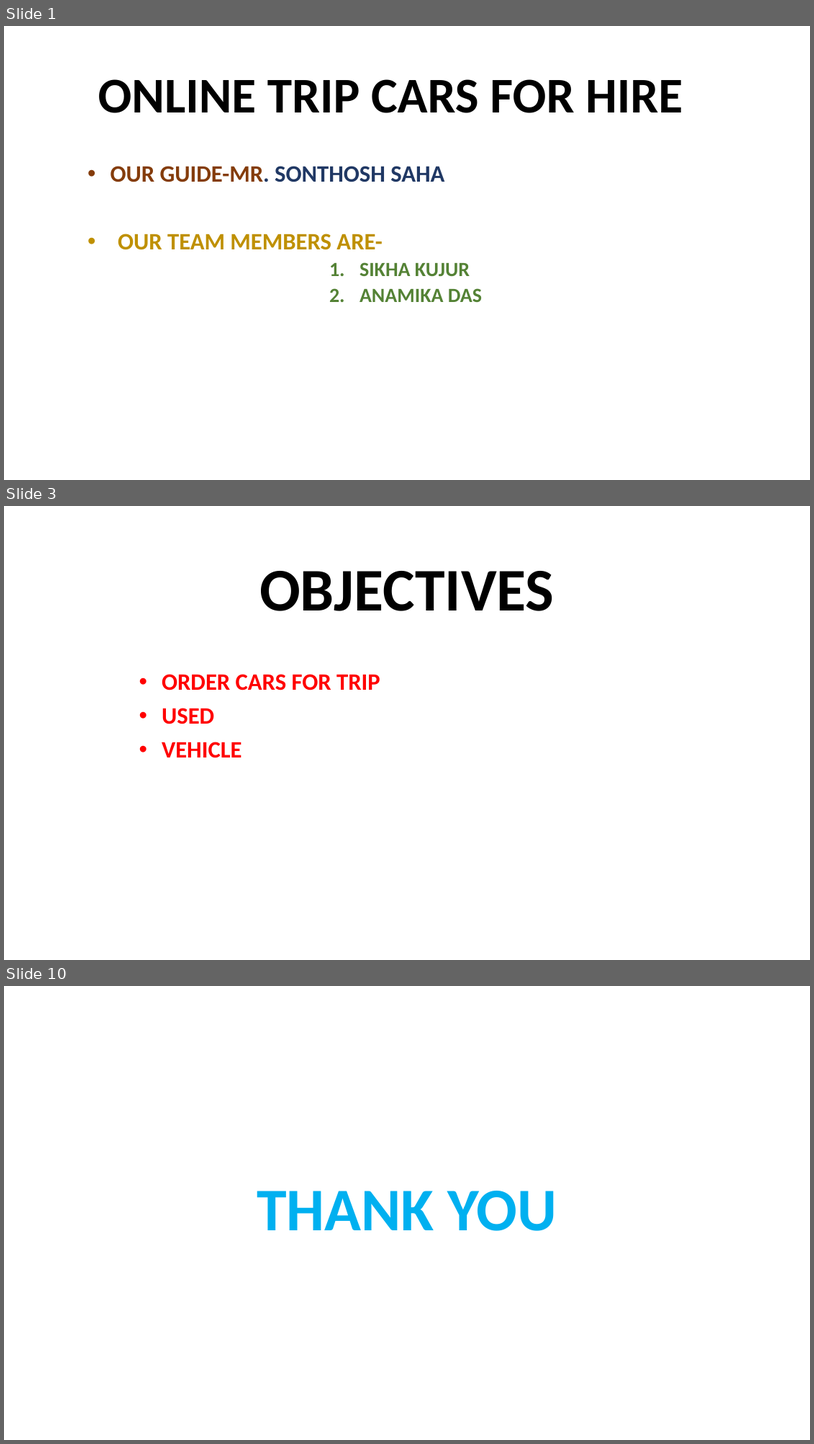
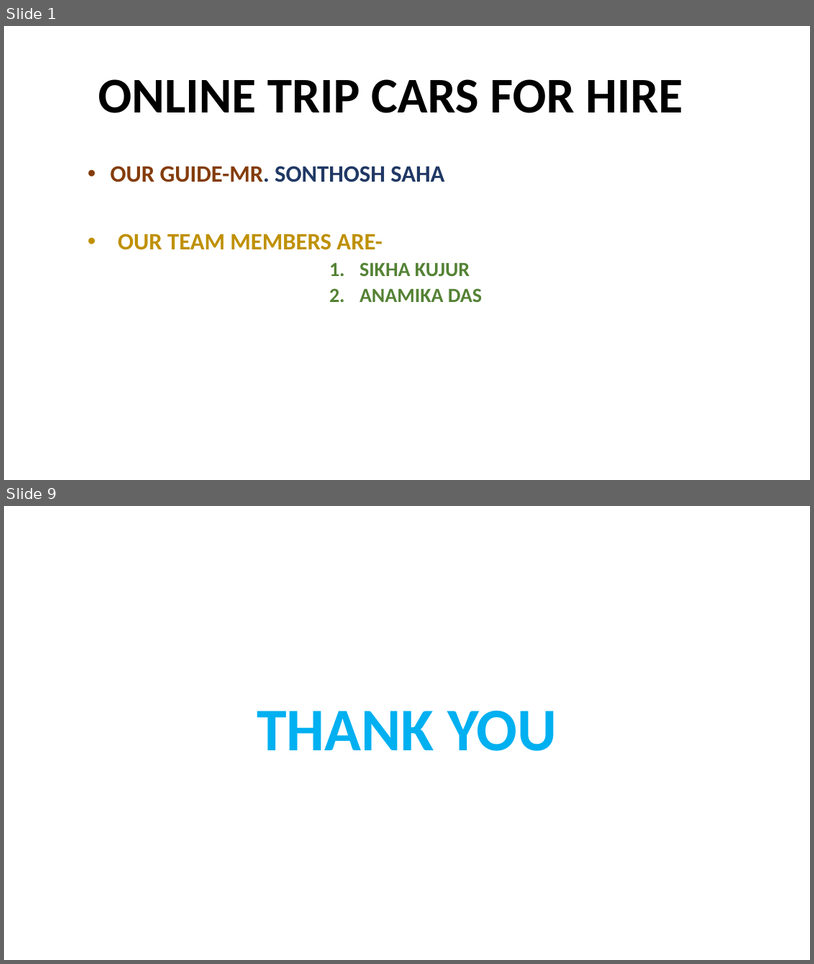
Before and after one commit to anamika-das/Online-Car-Rental-System, a slide deck: ONLINE TRIP CARS FOR HIRE.pptx. Shown one above the other, each under a label of ours: slides 1, 3 and 10 before the commit, slides 1 and 9 after it; the slides between them are not shown. The pictures are 814x1444 and 814x964 pixels, drawn with LibreOffice and Linux fonts; fonts in the diff are those of the drawing. Boxes give left, top, right and bottom in pixels: in the first picture for what was removed or moved away, otherwise in the second. Text is boxed around its words. In the diff, an @@ line names an element or a change of style, - is before the commit and + after.

```diff
--- a/ONLINE TRIP CARS FOR HIRE.pptx
+++ b/ONLINE TRIP CARS FOR HIRE.pptx
@@ slide 3 removed at bbox=[4, 506, 810, 960], background #FFFFFF @@
@@ title removed at bbox=[260, 571, 554, 611] @@
-OBJECTIVES
@@ subtitle removed at bbox=[162, 674, 381, 758] @@
-• ORDER CARS FOR TRIP
-• USED
-• VEHICLE
@@ what was slide 10 is now slide 9 @@
```
Also in this commit, not shown: 4 slides changed, 3 slides added, 3 other slides removed.
